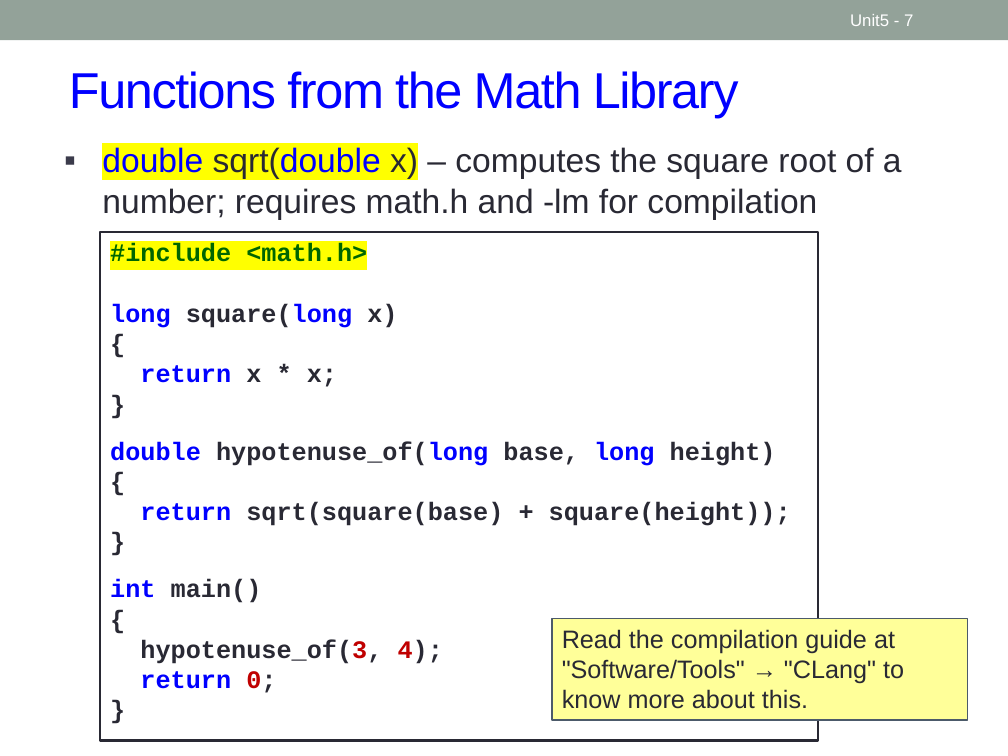
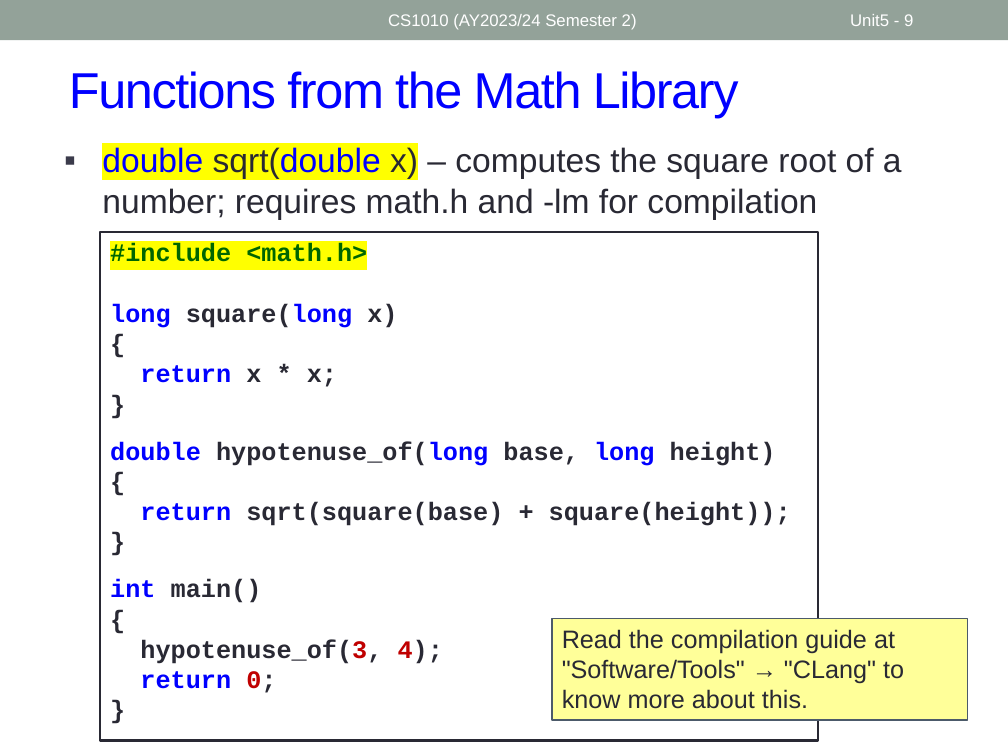
Before and after one commit to nus-cs1010-2425-s2/website, a slide deck: slide 9 of slides/Unit5_First C Program.pptx (slide 7 before the commit). Drawn at 1008x756 pixels with LibreOffice and Linux fonts; fonts in the diff are those of the drawing. Boxes give left, top, right and bottom in pixels: in the first picture for what was removed or moved away, otherwise in the second. Text is boxed around its words. In the diff, an @@ line names an element or a change of style, - is before the commit and + after.

```diff
--- a/slides/Unit5_First C Program.pptx
+++ b/slides/Unit5_First C Program.pptx
@@ text added at <box>388,14,637,30</box>, 12 pt, text #FFFFFF @@
+CS1010 (AY2023/24 Semester 2)
@@ page number at <box>850,14,913,26</box>: text changed @@
-Unit5 - 7
+Unit5 - 9
```
Also in this commit, not shown: 7 other slides changed, 2 slides added, 15 other files.
